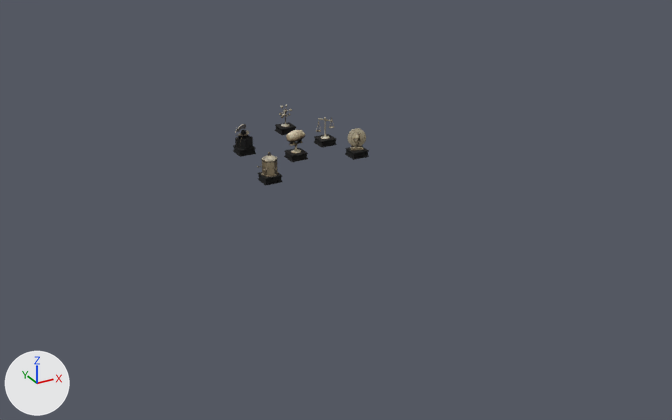
Renders of the glTF model assets/hero/pieces.glb from each side of a commit.
The view is the same before and after, from a camera (50 mm lens) standing at (-19.8, -40.3, 16.7) and looking at (0.6, -3.1, -1.9). The axes (+X, +Y, +Z) are drawn at lower left. The lights are the same throughout. The older version comes first. Where no turn or scale is listed for an object, it has been applied to the vertices.

In view in the first picture: 'piece-cyrus', 'piece-falah', 'piece-nids', 'piece-onepharma', 'piece-pearl', 'piece-zagros', 'plinth-cyrus', 'plinth-falah', 'plinth-nids', 'plinth-onepharma', 'plinth-pearl', 'plinth-zagros'.
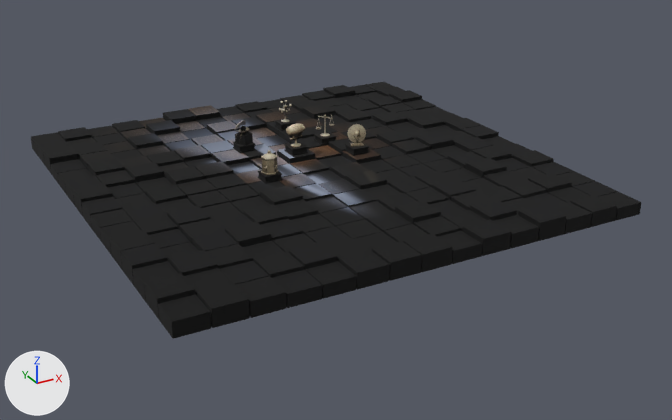
Where the change shows, as pixel boxes (x1, y1, x2, y2) in the pictures (672 x 420 px):
'board', added
    after: (31, 82, 641, 339)
'piece-cyrus', moved
    before: (286, 130, 305, 153)
    after: (286, 123, 305, 147)
'piece-nids', moved
    before: (348, 128, 366, 150)
    after: (348, 124, 366, 146)
'piece-pearl', moved
    before: (235, 124, 253, 149)
    after: (235, 120, 253, 146)
'piece-zagros', moved
    before: (257, 152, 279, 177)
    after: (257, 150, 279, 175)
'plinth-cyrus', moved
    before: (284, 148, 308, 162)
    after: (284, 142, 308, 156)
'plinth-nids', moved
    before: (345, 147, 369, 160)
    after: (345, 143, 369, 156)
'plinth-falah', moved
    before: (314, 134, 337, 147)
    after: (314, 131, 337, 145)
'plinth-pearl', moved
    before: (233, 145, 256, 157)
    after: (233, 141, 256, 153)
'plinth-onepharma', moved
    before: (275, 122, 296, 135)
    after: (275, 118, 296, 131)
'plinth-zagros', moved
    before: (258, 172, 282, 186)
    after: (258, 170, 282, 184)
'piece-falah', moved
    before: (316, 117, 334, 139)
    after: (316, 115, 334, 137)
'piece-onepharma', moved
    before: (279, 105, 292, 127)
    after: (279, 100, 292, 123)

Diff of the bpy script that builds the scene:
```diff
--- a/assets/hero/pieces.glb.py
+++ b/assets/hero/pieces.glb.py
@@ img_board @@
+img_board = load_image('board', '_unpacked/board', 2048, 2048, 'sRGB')
@@ mat_baked_board @@
+mat_baked_board = principled_material('baked-board')
+mat_baked_board.texture = img_board
+mat_baked_board.roughness = 1.0
@@ me_board @@
+me_board.from_pydata(...)  # 1800 vertices, 1800 faces; spans x -11.2..11.2, y -11.2..11.2, z -0.5..0.5
+me_board.materials.append(mat_baked_board)  # picture img_board
@@ ob_piece_cyrus @@
 ob_piece_cyrus = bpy.data.objects.new('piece-cyrus', me_piece_cyrus_001)
-ob_piece_cyrus.location = (0.0, 0.0, 0.92)
+ob_piece_cyrus.location = (0.0, 0.0, 1.26)
@@ ob_piece_falah @@
 ob_piece_falah = bpy.data.objects.new('piece-falah', me_piece_falah_001)
-ob_piece_falah.location = (2.33, 1.2, 0.95)
+ob_piece_falah.location = (2.33, 1.2, 1.09)
@@ ob_piece_nids @@
 ob_piece_nids = bpy.data.objects.new('piece-nids', me_piece_nids_001)
-ob_piece_nids.location = (2.88, -1.26, 0.88)
+ob_piece_nids.location = (2.88, -1.26, 1.1)
@@ ob_piece_onepharma @@
 ob_piece_onepharma = bpy.data.objects.new('piece-onepharma', me_piece_onepharma_001)
-ob_piece_onepharma.location = (1.31, 3.96, 0.96)
+ob_piece_onepharma.location = (1.31, 3.96, 1.22)
@@ ob_piece_pearl @@
 ob_piece_pearl = bpy.data.objects.new('piece-pearl', me_piece_pearl_001)
-ob_piece_pearl.location = (-2.01, 2.01, 0.95)
+ob_piece_pearl.location = (-2.01, 2.01, 1.15)
@@ ob_piece_zagros @@
 ob_piece_zagros = bpy.data.objects.new('piece-zagros', me_piece_zagros_001)
-ob_piece_zagros.location = (-2.5, -2.2, 0.91)
+ob_piece_zagros.location = (-2.5, -2.2, 1.01)
@@ ob_plinth_cyrus @@
 ob_plinth_cyrus = bpy.data.objects.new('plinth-cyrus', me_plinth_cyrus_001)
-ob_plinth_cyrus.location = (0.0, 0.0, 0.17)
+ob_plinth_cyrus.location = (0.0, 0.0, 0.51)
@@ ob_plinth_falah @@
 ob_plinth_falah = bpy.data.objects.new('plinth-falah', me_plinth_falah_001)
-ob_plinth_falah.location = (2.33, 1.2, 0.17)
+ob_plinth_falah.location = (2.33, 1.2, 0.31)
@@ ob_plinth_nids @@
 ob_plinth_nids = bpy.data.objects.new('plinth-nids', me_plinth_nids_001)
-ob_plinth_nids.location = (2.9, -1.2, 0.17)
+ob_plinth_nids.location = (2.9, -1.2, 0.39)
@@ ob_plinth_onepharma @@
 ob_plinth_onepharma = bpy.data.objects.new('plinth-onepharma', me_plinth_onepharma_001)
-ob_plinth_onepharma.location = (1.35, 4.0, 0.17)
+ob_plinth_onepharma.location = (1.35, 4.0, 0.44)
@@ ob_plinth_pearl @@
 ob_plinth_pearl = bpy.data.objects.new('plinth-pearl', me_plinth_pearl_001)
-ob_plinth_pearl.location = (-2.0, 2.0, 0.17)
+ob_plinth_pearl.location = (-2.0, 2.0, 0.38)
@@ ob_plinth_zagros @@
 ob_plinth_zagros = bpy.data.objects.new('plinth-zagros', me_plinth_zagros_001)
-ob_plinth_zagros.location = (-2.5, -2.2, 0.17)
+ob_plinth_zagros.location = (-2.5, -2.2, 0.28)
@@ ob_board @@
+ob_board = bpy.data.objects.new('board', me_board)
+ob_board.location = (0.0, -1.5, -0.13)
```
